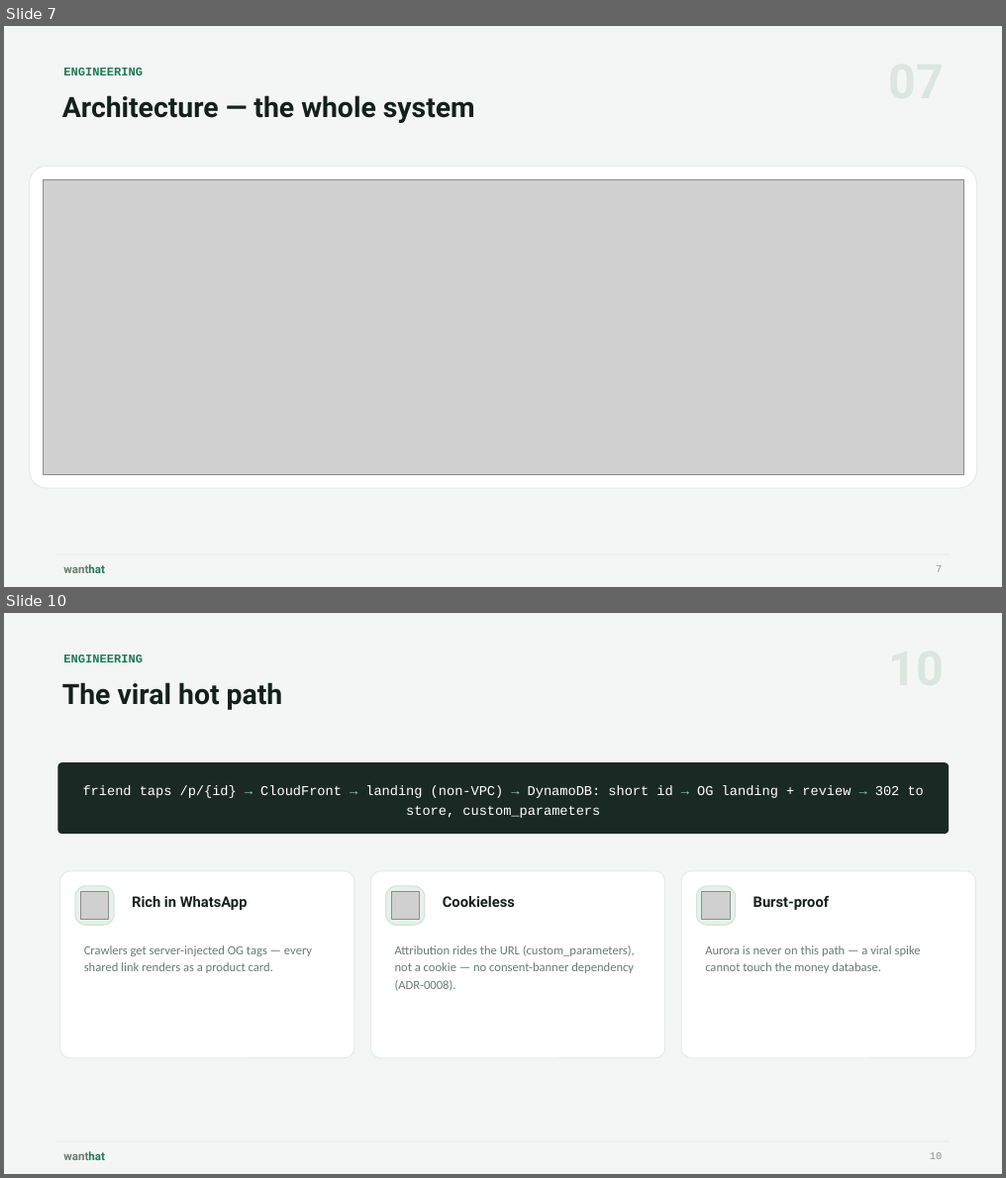
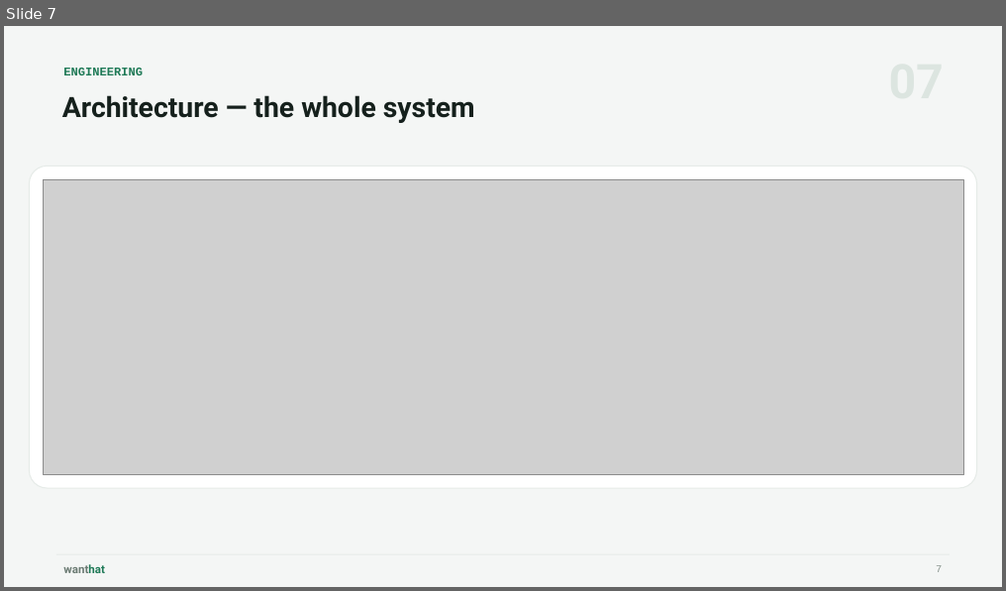
Before and after one commit to wanthat-app/monorepo, a slide deck: slides/wanthat-presentation.pptx. Shown one above the other, each under a label of ours: slides 7 and 10 before the commit, slide 7 after it; the slides between them are not shown. The pictures are 1006x1178 and 1006x591 pixels, drawn with LibreOffice and Linux fonts; fonts in the diff are those of the drawing; grey boxes stand for pictures. Boxes give left, top, right and bottom in pixels: in the first picture for what was removed or moved away, otherwise in the second. Text is boxed around its words. In the diff, an @@ line names an element or a change of style, - is before the commit and + after.

```diff
--- a/slides/wanthat-presentation.pptx
+++ b/slides/wanthat-presentation.pptx
@@ slide 10 removed at (4, 613, 1002, 1174), background #F4F6F5 @@
@@ text removed at (63, 655, 143, 663) @@
-ENGINEERING
@@ text removed at (62, 682, 283, 710) @@
-The viral hot path
@@ rounded rectangle removed at (57, 762, 948, 834) @@
-friend taps /p/{id} → CloudFront → landing (non-VPC) → DynamoDB: short id → OG landing + review → 302 to store, custom_parameters
@@ rounded rectangle removed at (60, 871, 354, 1059) @@
@@ rounded rectangle removed at (371, 871, 665, 1059) @@
@@ rounded rectangle removed at (681, 871, 976, 1059) @@
@@ rounded rectangle removed at (75, 886, 114, 925) @@
@@ picture removed at (80, 891, 108, 919) @@
@@ text removed at (132, 896, 248, 910) @@
-Rich in WhatsApp
@@ rounded rectangle removed at (386, 886, 425, 925) @@
@@ picture removed at (391, 891, 419, 919) @@
@@ text removed at (443, 896, 515, 907) @@
-Cookieless
@@ rounded rectangle removed at (696, 886, 736, 925) @@
@@ picture removed at (702, 891, 730, 919) @@
@@ text removed at (753, 896, 830, 910) @@
-Burst-proof
@@ text removed at (84, 946, 312, 973) @@
-Crawlers get server-injected OG tags — every shared link renders as a product card.
@@ text removed at (395, 946, 635, 991) @@
-Attribution rides the URL (custom_parameters), not a cookie — no consent-banner dependency (ADR-0008).
@@ text removed at (705, 946, 921, 973) @@
-Aurora is never on this path — a viral spike cannot touch the money database.
@@ rectangle removed at (56, 1142, 949, 1143) @@
@@ text removed at (63, 1152, 105, 1160) @@
-wanthat
@@ text removed at (930, 1153, 943, 1159) @@
-10
```
Also in this commit, not shown: 1 slide changed, 7 slides added, 6 other slides removed.
